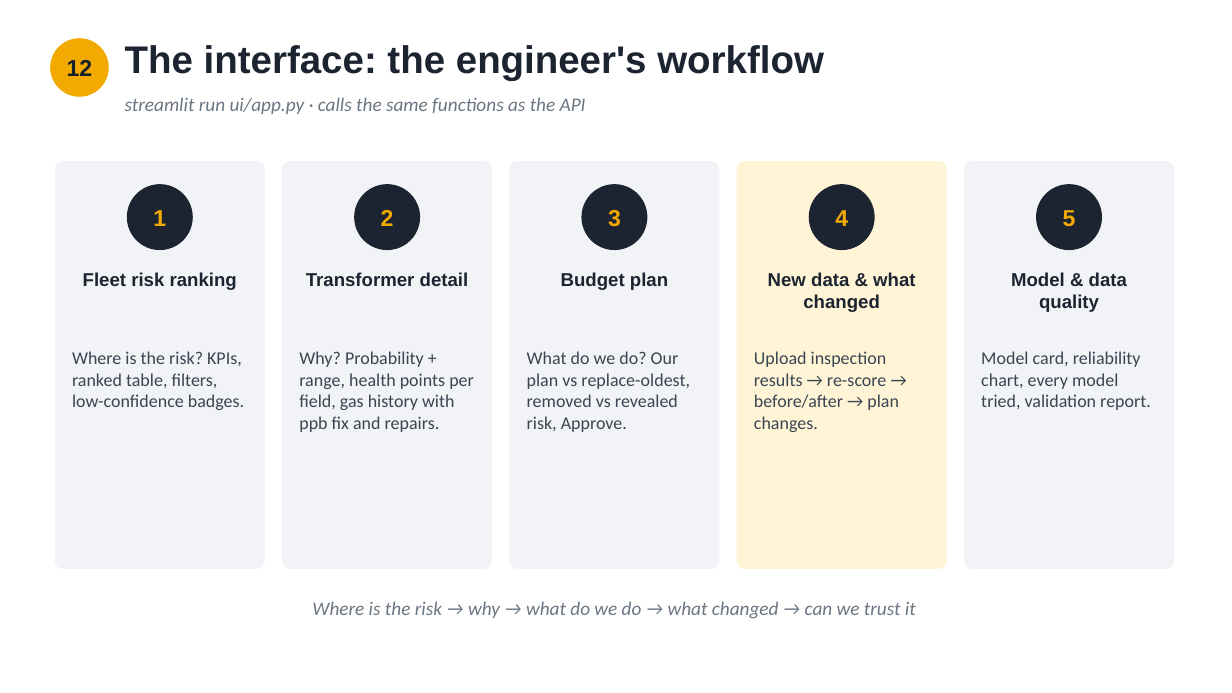
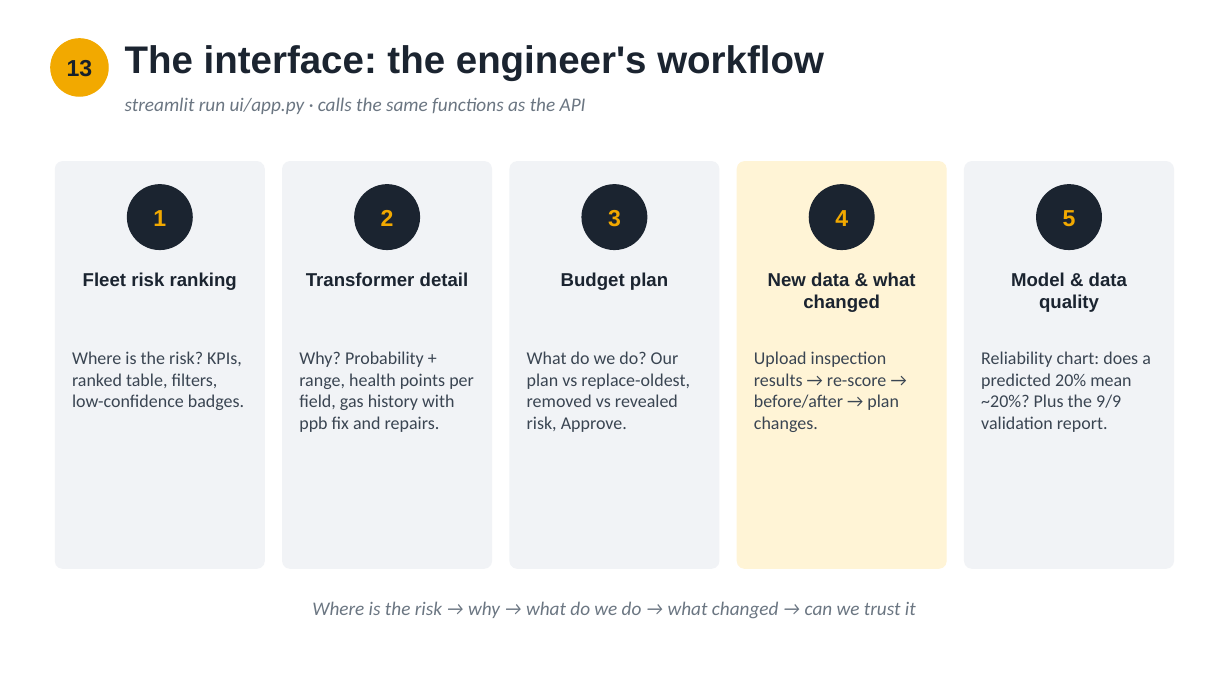
Before and after one commit to Unique0202/Team-Rayquaza, a slide deck: slide 14 of docs/Team_Rayquaza_Presentation.pptx (slide 13 before the commit). Drawn at 1232x693 pixels with LibreOffice and Linux fonts; fonts in the diff are those of the drawing. Boxes give left, top, right and bottom in pixels: in the first picture for what was removed or moved away, otherwise in the second. Text is boxed around its words. In the diff, an @@ line names an element or a change of style, - is before the commit and + after.

```diff
--- a/docs/Team_Rayquaza_Presentation.pptx
+++ b/docs/Team_Rayquaza_Presentation.pptx
@@ text at [67,60,93,77]: text changed @@
-12
+13
@@ text at [981,351,1151,432]: text changed @@
-Model card, reliability chart, every model tried, validation report.
+Reliability chart: does a predicted 20% mean ~20%? Plus the 9/9 validation report.
```
Also in this commit, not shown: 15 other slides changed, 2 slides added, 1 other file.
